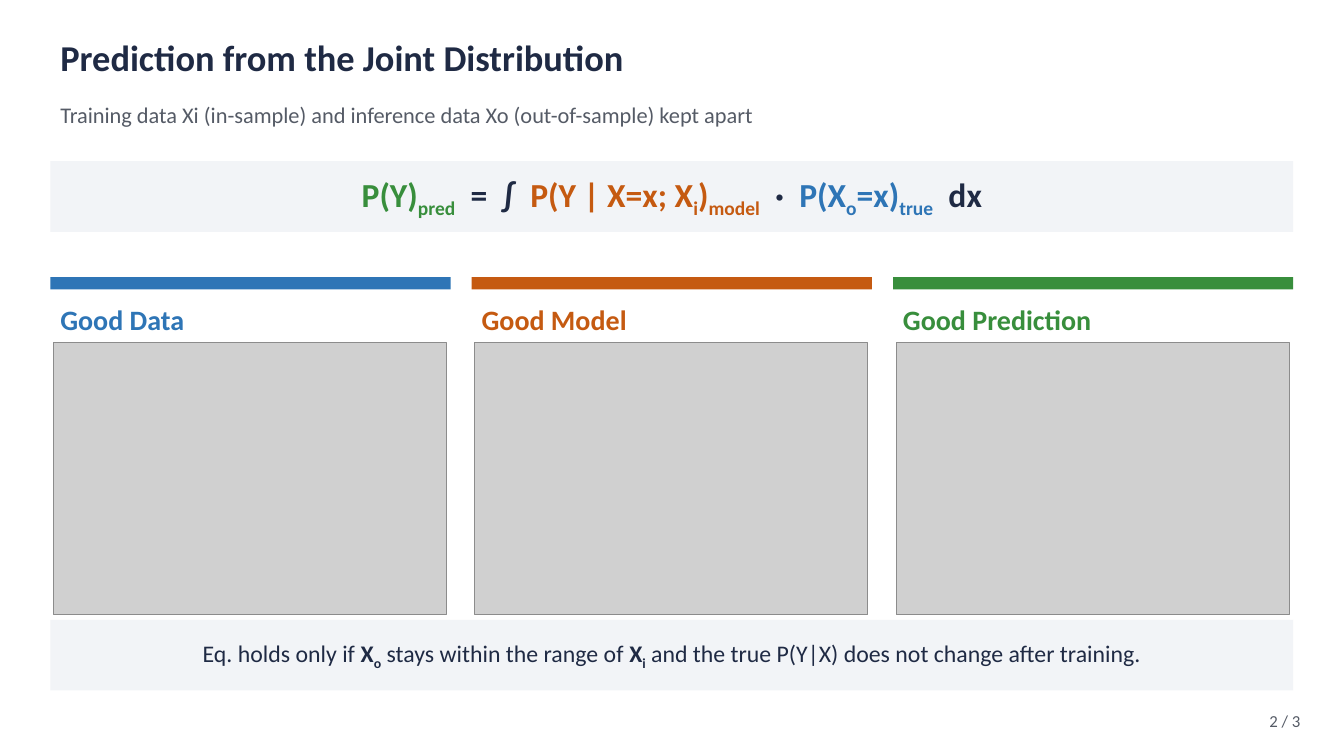
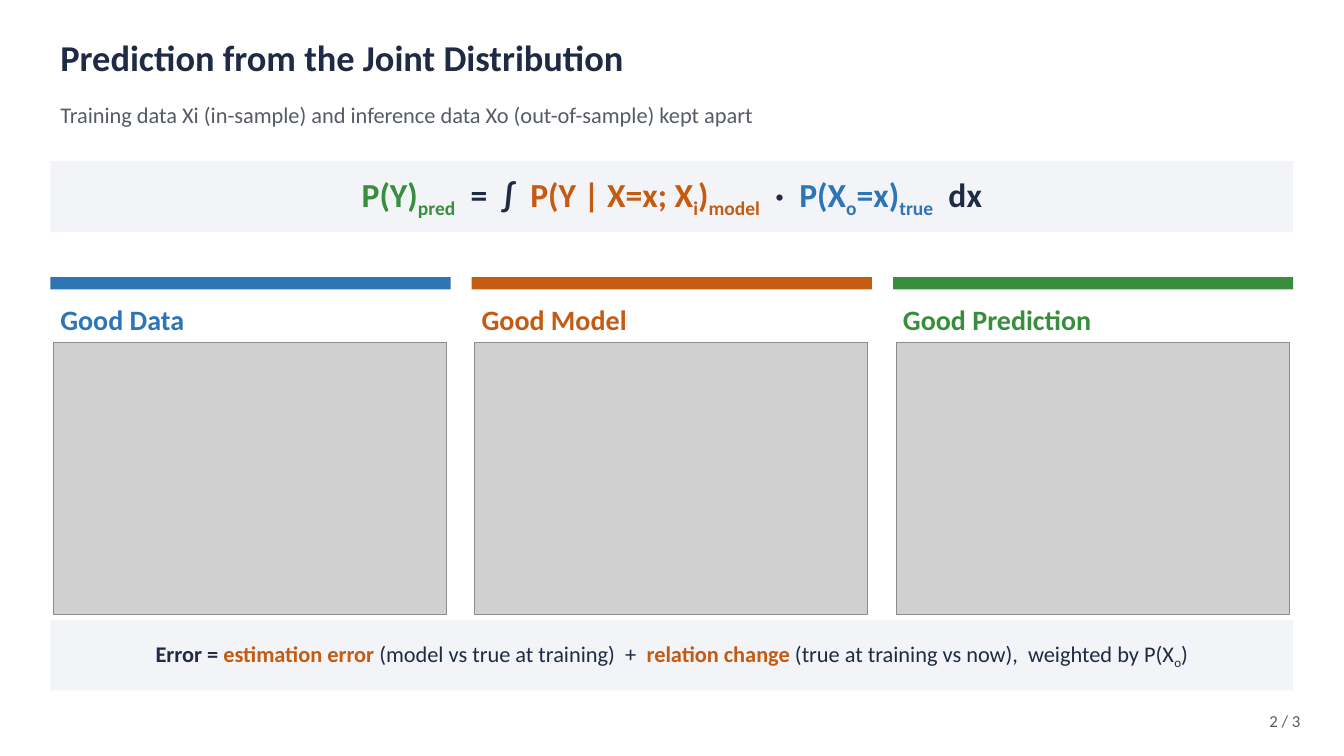
Before and after one commit to ykim2718/AIML, a slide deck: slide 2 of EDA/Modeling-Elements/talk-slides/modeling-elements-invited-talk.pptx. Drawn at 1344x756 pixels with LibreOffice and Linux fonts; fonts in the diff are those of the drawing; grey boxes stand for pictures. Boxes give left, top, right and bottom in pixels: in the first picture for what was removed or moved away, otherwise in the second. Text is boxed around its words. In the diff, an @@ line names an element or a change of style, - is before the commit and + after.

```diff
--- a/EDA/Modeling-Elements/talk-slides/modeling-elements-invited-talk.pptx
+++ b/EDA/Modeling-Elements/talk-slides/modeling-elements-invited-talk.pptx
@@ text at [156,646,1174,666]: text changed; size 17 to 16 pt @@
-Eq. holds only if Xo stays within the range of Xi and the true P(Y|X) does not change after training.
+Error = estimation error (model vs true at training) + relation change (true at training vs now), weighted by P(Xo)
```
Also in this commit, not shown: 2 other slides changed, 5 other files.
